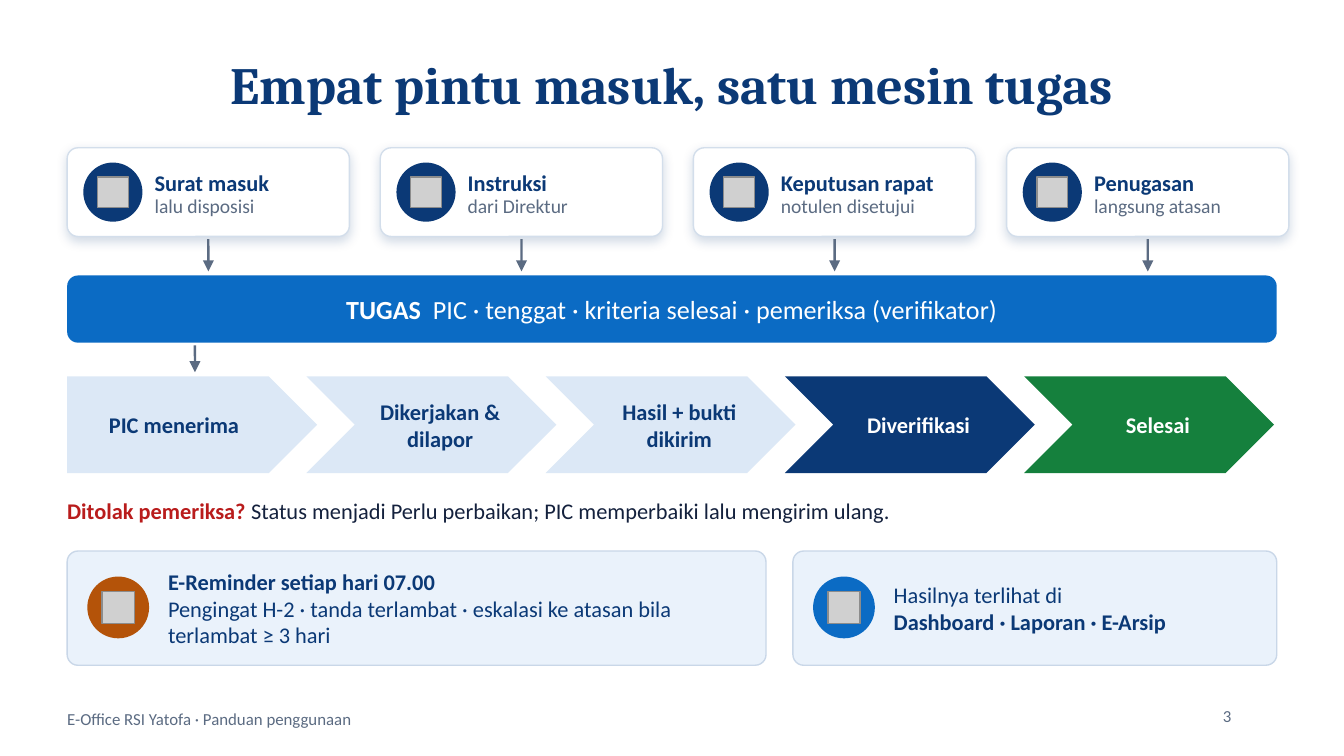
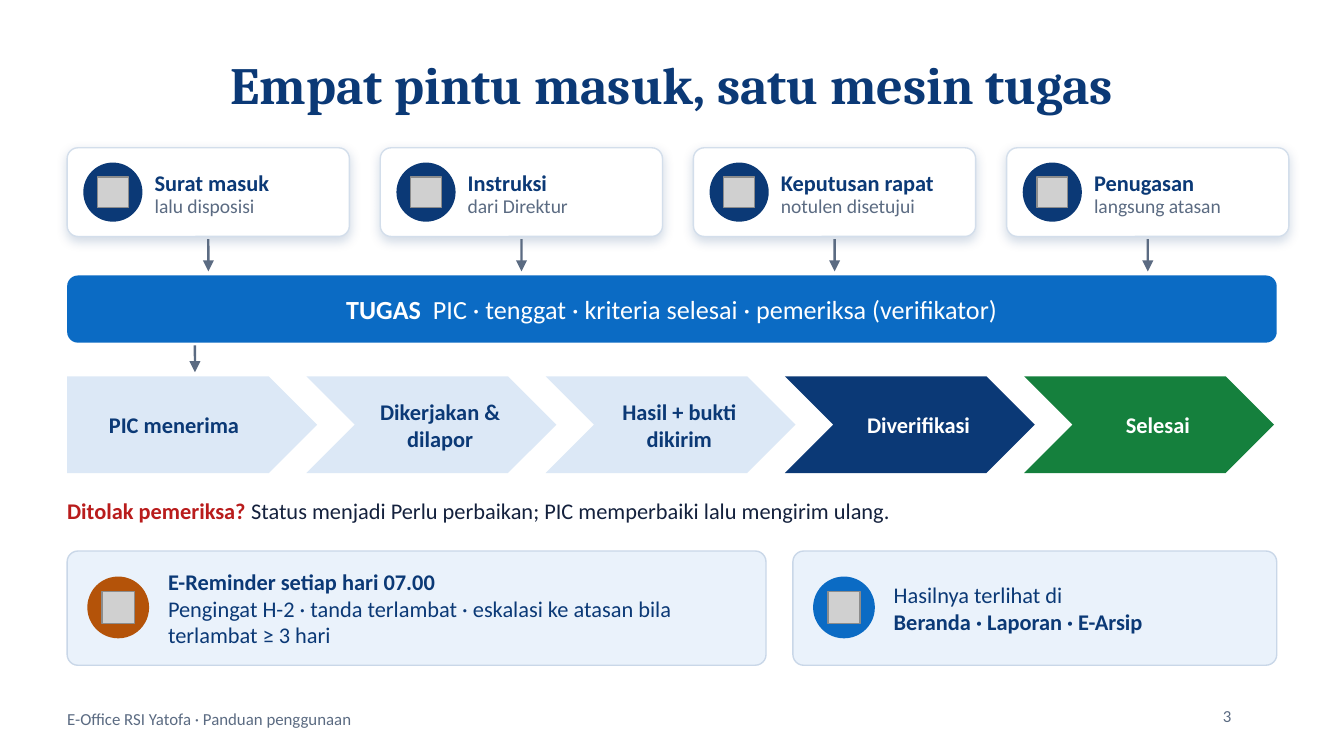
Before and after one commit to krisnapranata/E-Office, a slide deck: slide 3 of Panduan_EOffice_RSI_Yatofa.pptx. Drawn at 1344x756 pixels with LibreOffice and Linux fonts; fonts in the diff are those of the drawing; grey boxes stand for pictures. Boxes give left, top, right and bottom in pixels: in the first picture for what was removed or moved away, otherwise in the second. Text is boxed around its words. In the diff, an @@ line names an element or a change of style, - is before the commit and + after.

```diff
--- a/Panduan_EOffice_RSI_Yatofa.pptx
+++ b/Panduan_EOffice_RSI_Yatofa.pptx
@@ text at bbox=[894, 614, 1142, 634]: text changed @@
-Dashboard · Laporan · E-Arsip
+Beranda · Laporan · E-Arsip
```
Also in this commit, not shown: 9 other slides changed, 6 slides added, 2 slides removed.
